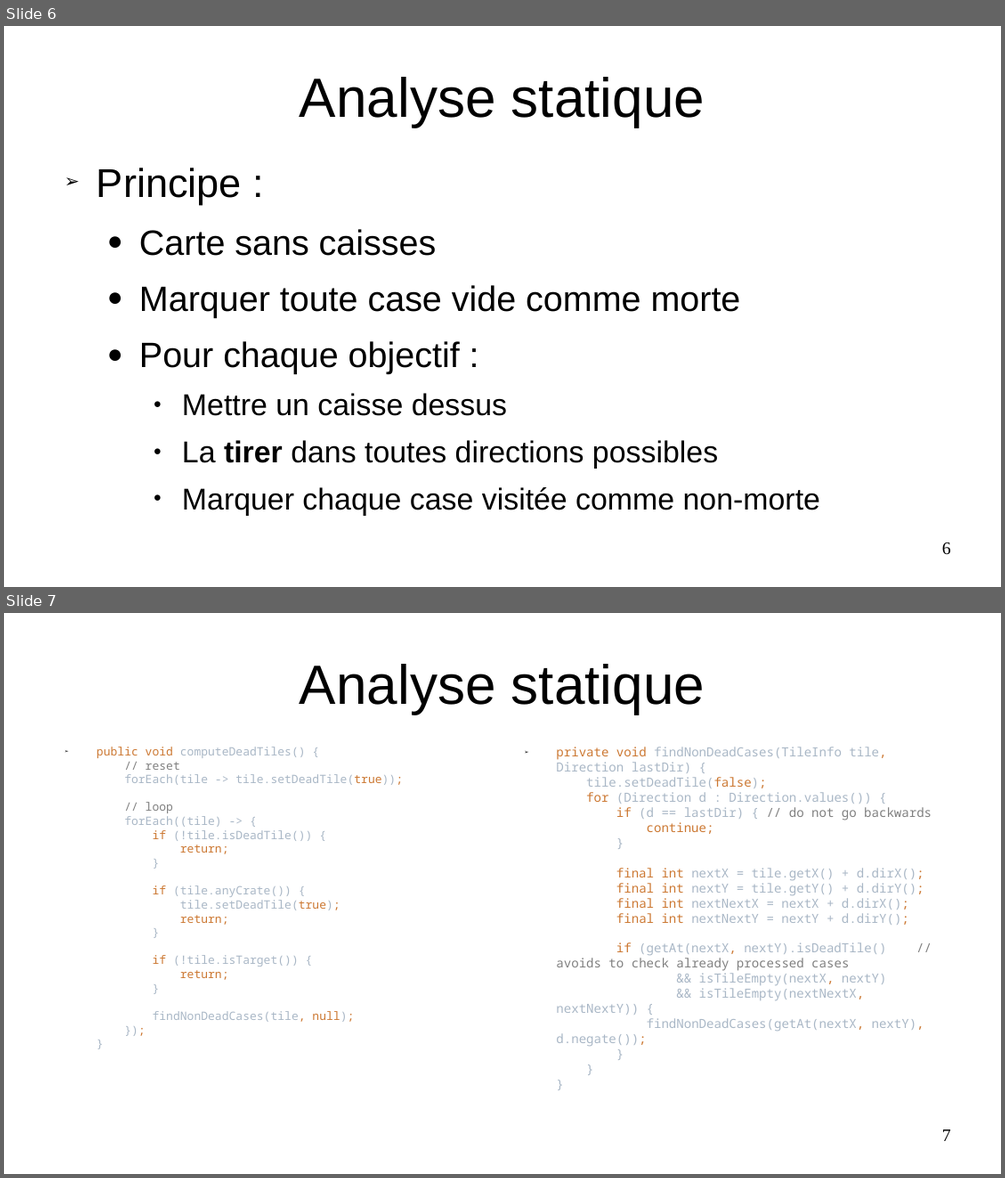
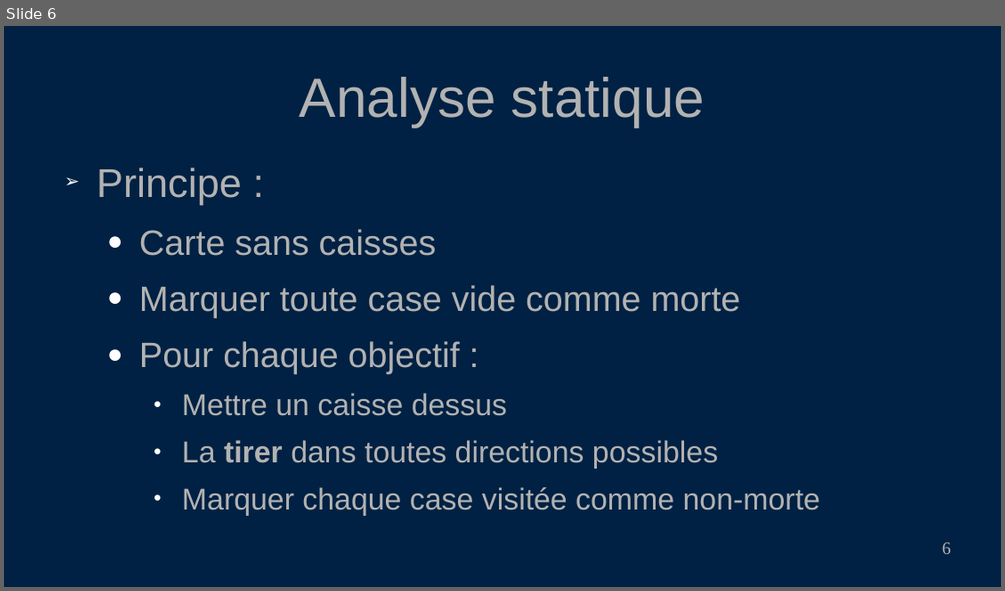
Before and after one commit to PoulpoGaz/sokoshell, a slide deck: documents/presentation.odp. Shown one above the other, each under a label of ours: slides 6 and 7 before the commit, slide 6 after it. The pictures are 1005x1178 and 1005x591 pixels, drawn with LibreOffice and Linux fonts; fonts in the diff are those of the drawing. Boxes give left, top, right and bottom in pixels: in the first picture for what was removed or moved away, otherwise in the second. Text is boxed around its words. In the diff, an @@ line names an element or a change of style, - is before the commit and + after.

```diff
--- a/documents/presentation.odp
+++ b/documents/presentation.odp
@@ slide 7 removed at bbox=[4, 613, 1001, 1174], background #FFFFFF @@
@@ title removed at bbox=[299, 664, 704, 714] @@
-Analyse statique
@@ text removed at bbox=[97, 747, 403, 1022] @@
-➢ public void computeDeadTiles() {
-  // reset
-  forEach(tile -> tile.setDeadTile(true));
-  // loop
-  forEach((tile) -> {
-  if (!tile.isDeadTile()) {
-  return;
-  }
-  if (tile.anyCrate()) {
-  tile.setDeadTile(true);
-  return;
-  }
-  if (!tile.isTarget()) {
-  return;
-  }
-  findNonDeadCases(tile, null);
-  });
-  }
@@ text removed at bbox=[556, 747, 931, 1046] @@
-➢ private void findNonDeadCases(TileInfo tile, Direction lastDir) {
-  tile.setDeadTile(false);
-  for (Direction d : Direction.values()) {
-  if (d == lastDir) { // do not go backwards
-  continue;
-  }
-  final int nextX = tile.getX() + d.dirX();
-  final int nextY = tile.getY() + d.dirY();
-  final int nextNextX = nextX + d.dirX();
-  final int nextNextY = nextY + d.dirY();
-  if (getAt(nextX, nextY).isDeadTile() // avoids to check already processed cases
-  && isTileEmpty(nextX, nextY)
-  && isTileEmpty(nextNextX, nextNextY)) {
-  findNonDeadCases(getAt(nextX, nextY), d.negate());
-  }
-  }
-  }
@@ page number removed at bbox=[942, 1129, 951, 1141] @@
-7
@@ slide 6 changed as well @@
@@ background #FFFFFF to #002143 @@
@@ title "Analyse statique" at bbox=[299, 77, 704, 127]: text colour #000000 to #B2B2B2 @@
@@ text "Principe :" at bbox=[97, 168, 820, 515]: text colour #000000 to #B2B2B2; bullet colour #000000 to #FFFFFF @@
@@ page number at bbox=[942, 542, 951, 554]: text colour #000000 to #B2B2B2 @@
```
Also in this commit, not shown: 12 other slides changed, 1 other slide removed, 4 other files.
